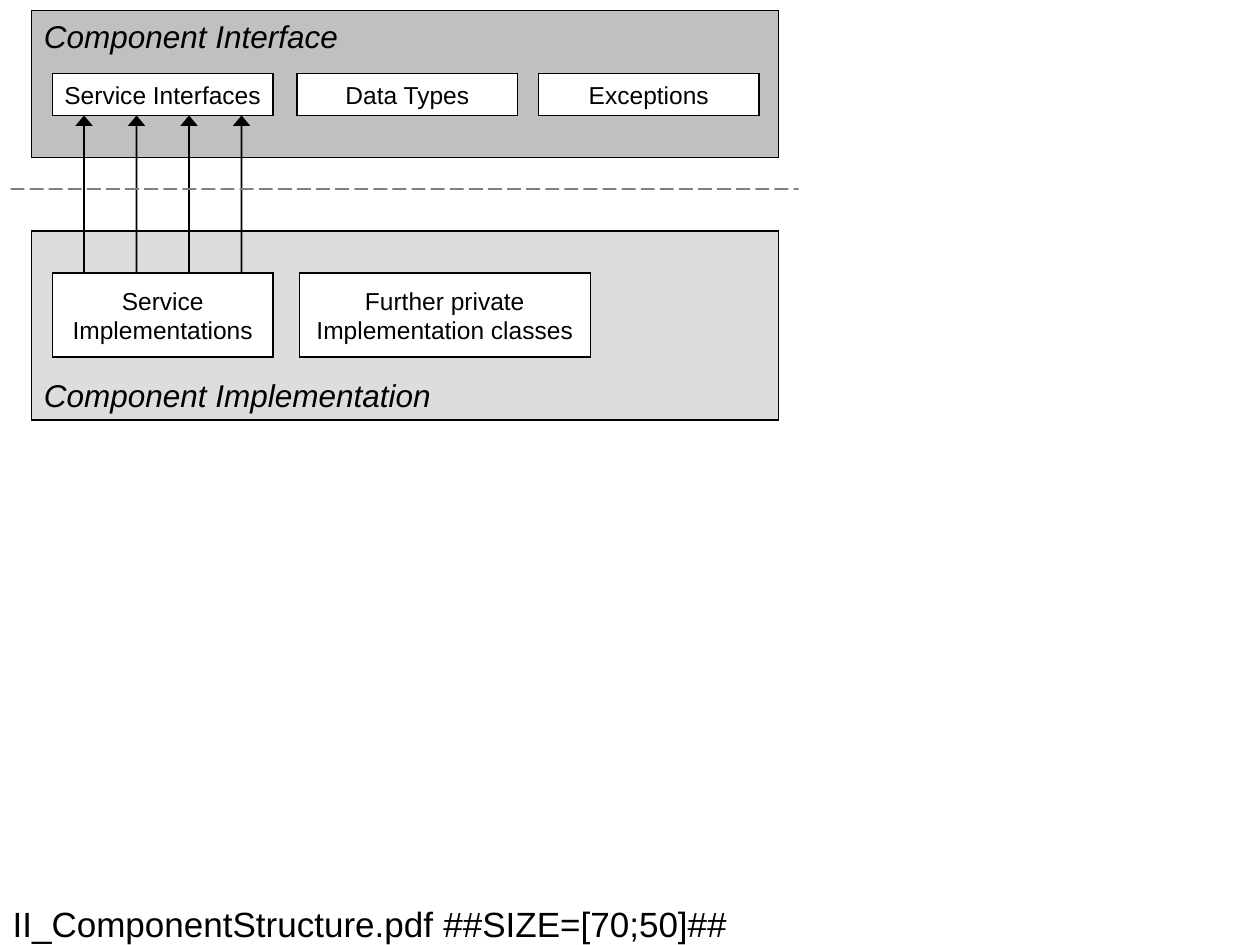
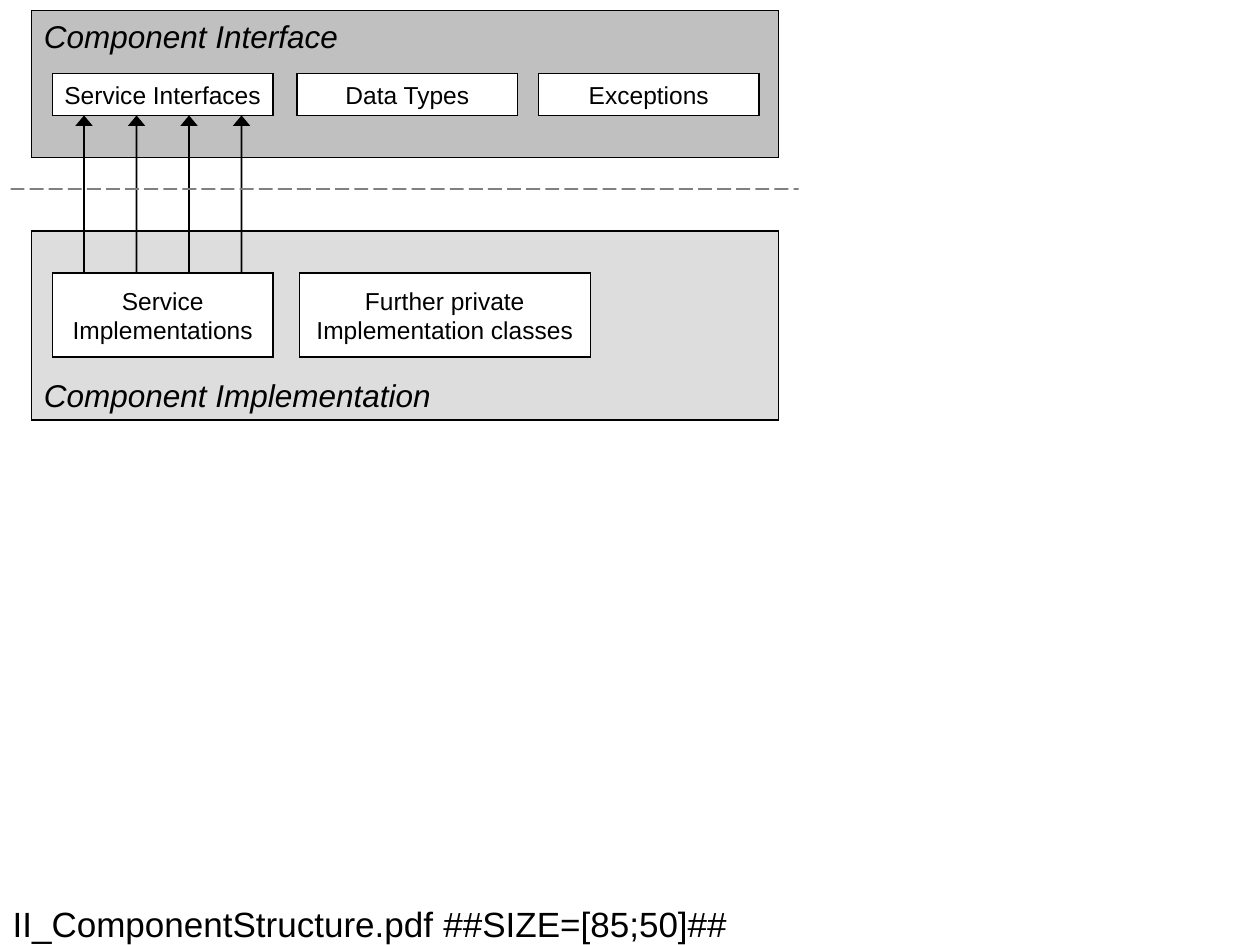
Before and after one commit to jebbard/jMeta, a slide deck: slide 11 of jMetaDocs/DesignConcept/figures/FiguresTotal.ppt. Drawn at 1260x945 pixels with LibreOffice and Linux fonts; fonts in the diff are those of the drawing. Boxes give left, top, right and bottom in pixels: in the first picture for what was removed or moved away, otherwise in the second. Text is boxed around its words. In the diff, an @@ line names an element or a change of style, - is before the commit and + after.

```diff
--- a/jMetaDocs/DesignConcept/figures/FiguresTotal.ppt
+++ b/jMetaDocs/DesignConcept/figures/FiguresTotal.ppt
@@ title at (13, 911, 726, 944): text changed @@
-II_ComponentStructure.pdf ##SIZE=[70;50]##
+II_ComponentStructure.pdf ##SIZE=[85;50]##
```
Also in this commit, not shown: 4 other slides changed, 8 other files.
